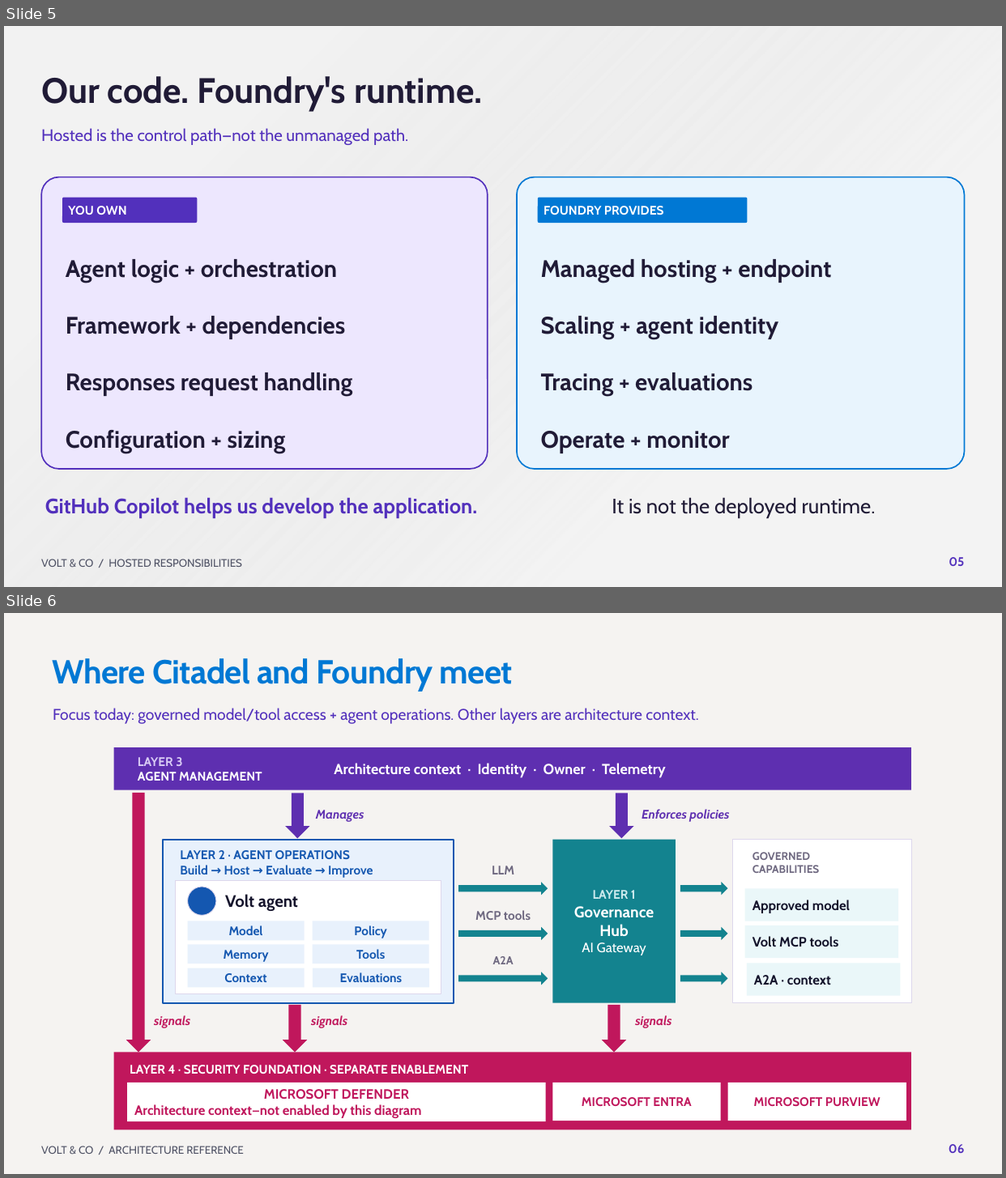
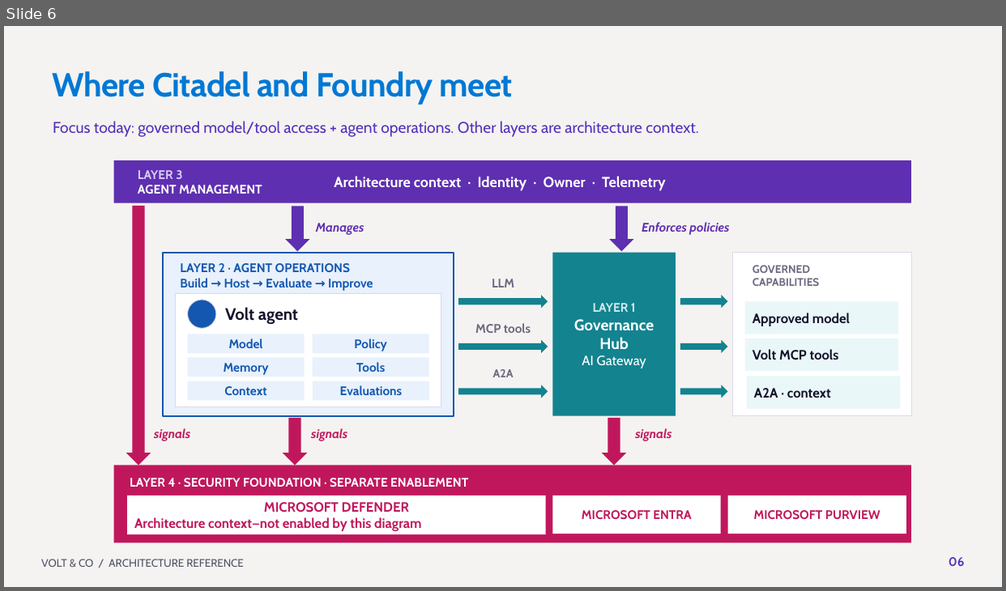
Before and after one commit to SridharArrabelly/foundry-showcase, a slide deck: presentation/Volt & Co - Governed and improving agents.pptx. Shown one above the other, each under a label of ours: slides 5 and 6 before the commit, slide 6 after it. The pictures are 1006x1178 and 1006x591 pixels, drawn with LibreOffice and Linux fonts; fonts in the diff are those of the drawing; background and template pictures are left out. Boxes give left, top, right and bottom in pixels: in the first picture for what was removed or moved away, otherwise in the second. Text is boxed around its words. In the diff, an @@ line names an element or a change of style, - is before the commit and + after.

```diff
--- a/presentation/Volt & Co - Governed and improving agents.pptx
+++ b/presentation/Volt & Co - Governed and improving agents.pptx
@@ slide 5 removed at (4,26,1002,587), background #FFFFFF @@
@@ rectangle removed at (4,26,1002,587) @@
@@ text removed at (41,76,482,112) @@
-Our code. Foundry's runtime.
@@ text removed at (41,128,408,145) @@
-Hosted is the control path—not the unmanaged path.
@@ rounded rectangle removed at (41,177,488,469) @@
@@ rounded rectangle removed at (517,177,965,469) @@
@@ rounded rectangle removed at (62,198,197,223) @@
@@ text removed at (68,206,126,215) @@
-YOU OWN
@@ rounded rectangle removed at (538,198,748,223) @@
@@ text removed at (543,206,664,216) @@
-FOUNDRY PROVIDES
@@ text removed at (66,259,337,283) @@
-Agent logic + orchestration
@@ text removed at (541,259,831,283) @@
-Managed hosting + endpoint
@@ text removed at (66,316,346,339) @@
-Framework + dependencies
@@ text removed at (541,316,778,339) @@
-Scaling + agent identity
@@ text removed at (66,373,353,396) @@
-Responses request handling
@@ text removed at (541,373,752,396) @@
-Tracing + evaluations
@@ text removed at (66,430,286,454) @@
-Configuration + sizing
@@ text removed at (541,431,729,454) @@
-Operate + monitor
@@ text removed at (45,497,478,518) @@
-GitHub Copilot helps us develop the application.
@@ text removed at (612,497,876,518) @@
-It is not the deployed runtime.
@@ text removed at (41,559,242,567) @@
-VOLT & CO / HOSTED RESPONSIBILITIES
@@ text removed at (948,557,964,566) @@
-05
```
Also in this commit, not shown: 2 slides changed, 21 slides added, 19 other slides removed, 36 other files.
